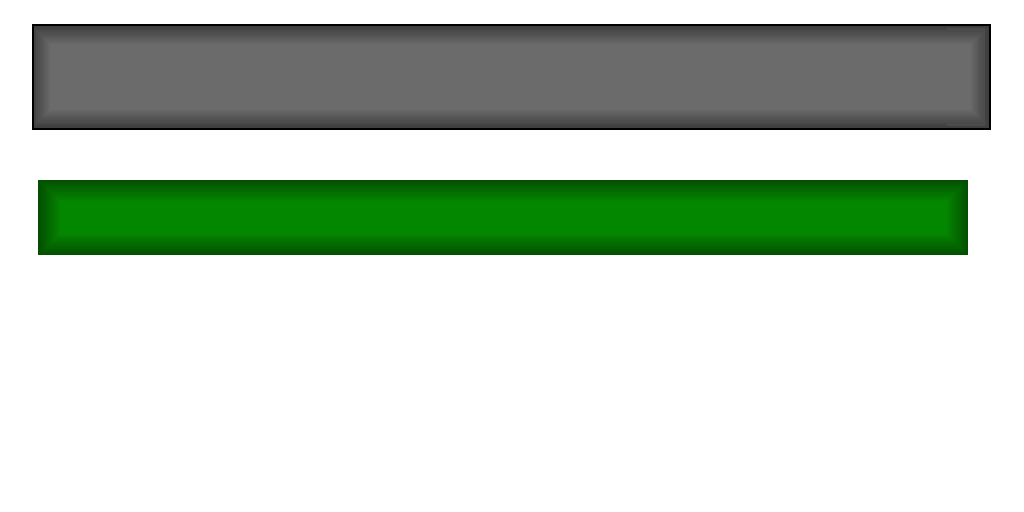
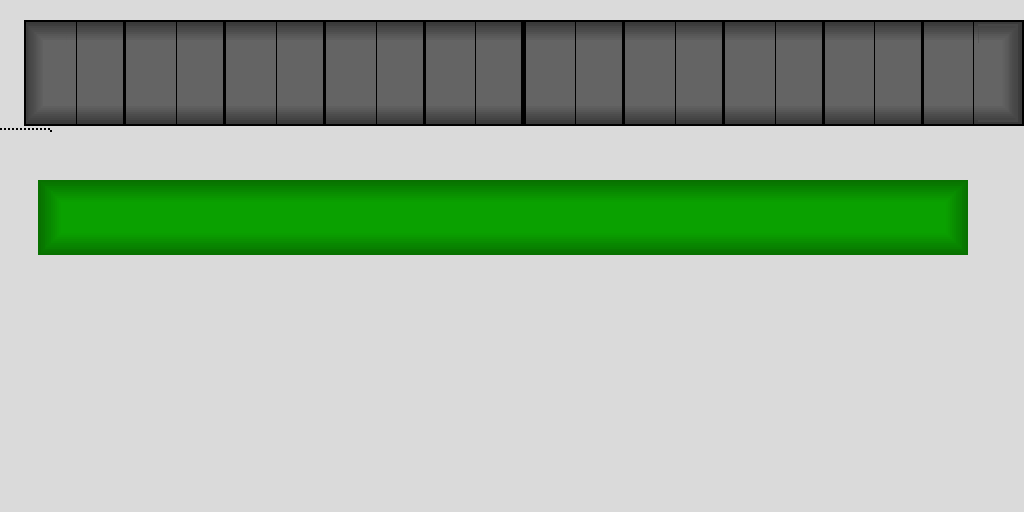
Layer changes from the first w=1024, h=512 image to the second:
added layer "Ebene 5" above "Ebene 3" over [0, 128, 52, 132]
added layer "Ebene 3" (soft light, 50%) above "Gruppe 2" over [0, 0, 1024, 512]
"Gruppe 2": blend pass through → lighter color over [36, 177, 1024, 272]
added layer "Ebene 4" (soft light, 18%) above "Ebene 6 Kopie 2" over [0, 0, 1024, 512]
added layer "Ebene 6 Kopie 2" above "Ebene 6 Kopie" over [76, 0, 974, 126]
added layer "Ebene 6 Kopie" above "Gruppe 1" over [123, 0, 924, 156]
painted on "Ebene 2 Kopie 8" over [67, 24, 367, 126]
painted on "Ebene 2 Kopie 7" over [76, 24, 378, 126]
painted on "Ebene 2 Kopie 6" over [76, 24, 378, 126]
painted on "Ebene 2 Kopie 5" over [371, 24, 677, 126]
painted on "Ebene 2 Kopie 4" over [659, 24, 978, 126]
painted on "Ebene 1 Kopie" over [26, 24, 1018, 126]
painted on "Ebene 1" over [28, 24, 1020, 126]
painted on "Rechteck 1" over [24, 20, 1024, 130]
